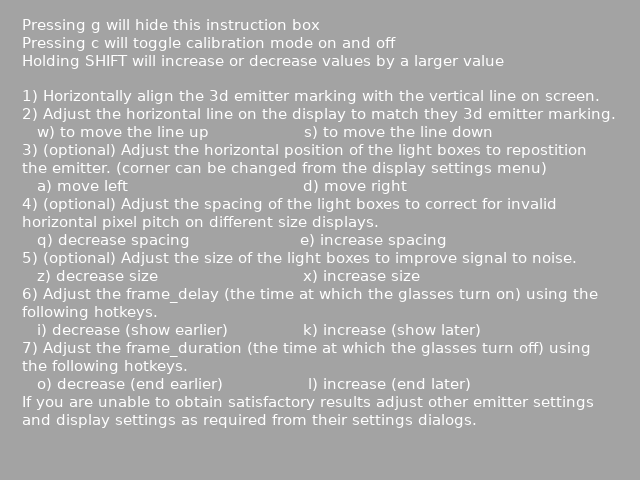
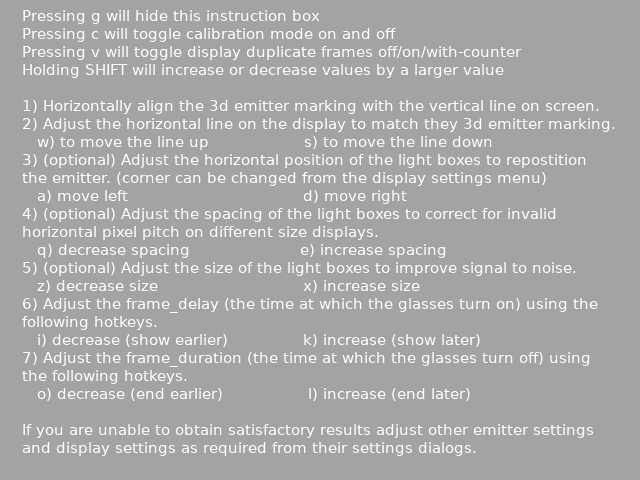
Revision of a layered 640x480 image; what changed, layer by layer:
painted on "Pressing g will hide this inst..." over [22, 10, 615, 456]
